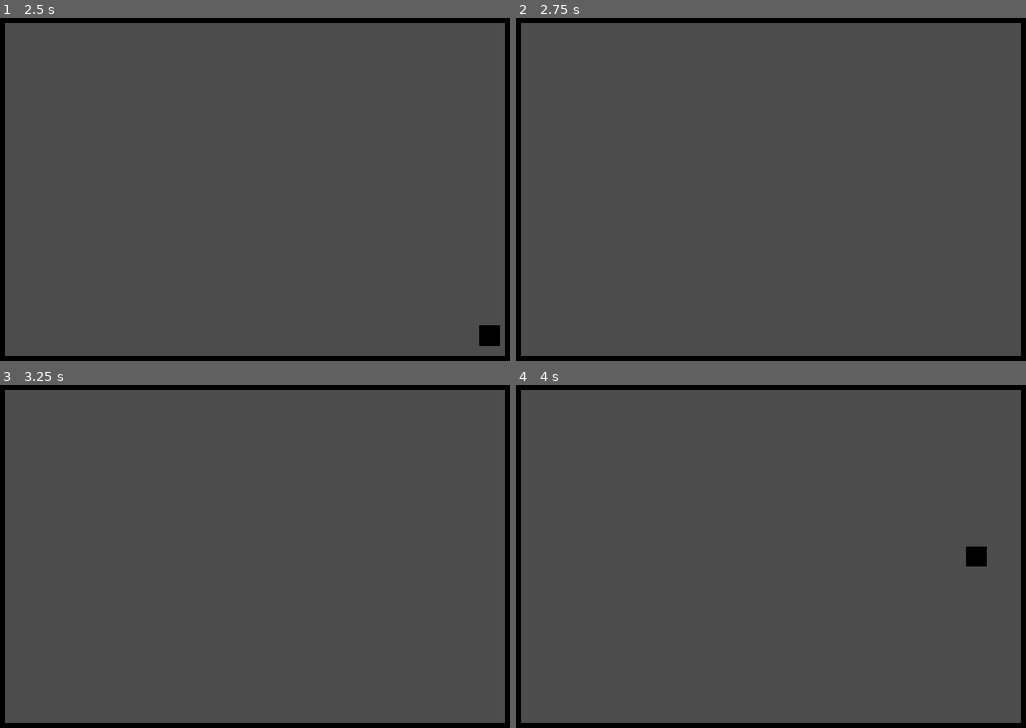
Above: before the commit, frames 1-4 (two rows, left to right).
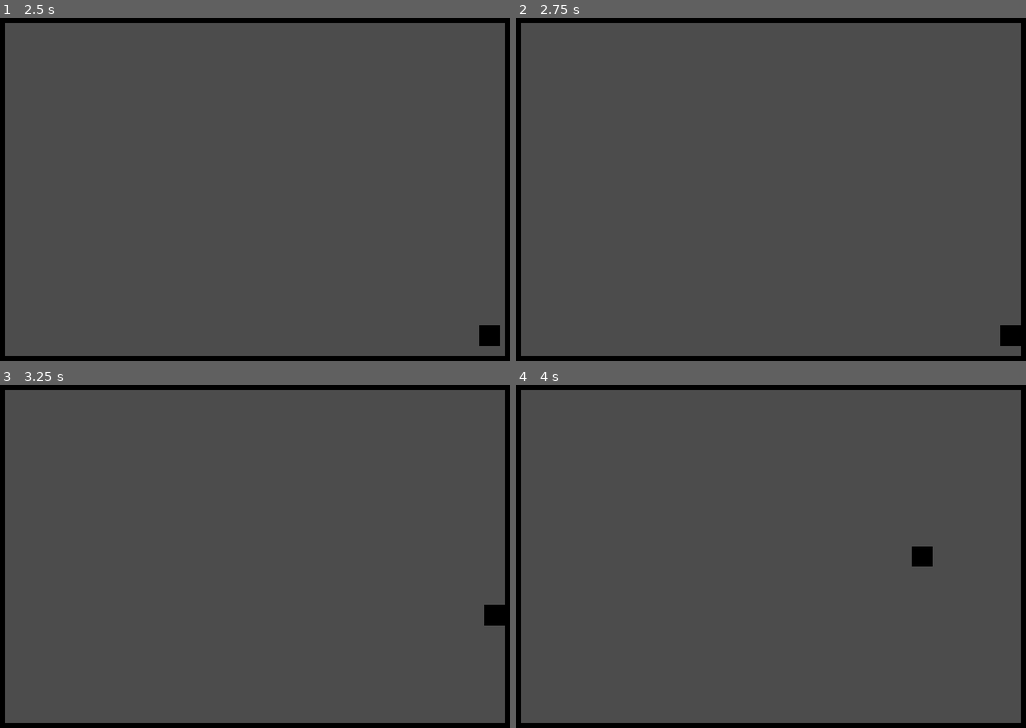
Above: after the commit, the same moments.

Repository: mariothedog/Dodge-and-Explode-
Game: Godot game, scene res://Levels/Endless Level.tscn
Two runs of this game, one before a commit and one after it. Both use one fixed random seed, a clock stepped at 60 frames per second and the inputs below.
Inputs:
- Up to frame 1 (2.5 s): tap Enter at 0.5 s; hold D (move_right) 0.53-1.28 s; hold S (move_down) 1.28-2.03 s; hold D (move_right) from 2.03 s (still down)
- Up to frame 2 (2.75 s): keep holding D (move_right)
- Up to frame 3 (3.25 s): release D (move_right) at 2.78 s; hold W (move_up) from 2.78 s (still down)
- Up to frame 4 (4 s): release W (move_up) at 3.53 s; hold A (move_left) from 3.53 s (still down)

Frame 1 is identical in both runs. In frame 2, 0.2% of the frame differs, in the area x 94-100%, y 89-96%; in frame 3, 0.2%; in frame 4, 0.5%, in the area x 77-93%, y 47-53%.

Commit message:
Added collision to the tiles.

Diff:
--- a/Levels/Endless Level.tscn
+++ b/Levels/Endless Level.tscn
@@ -1,7 +1,10 @@
-[gd_scene load_steps=4 format=2]
+[gd_scene load_steps=5 format=2]
 
 [ext_resource path="res://Player/Player.tscn" type="PackedScene" id=1]
 [ext_resource path="res://Levels/Art/Tile.png" type="Texture" id=2]
+
+[sub_resource type="ConvexPolygonShape2D" id=2]
+points = PoolVector2Array( 0, 0, 64, 0, 64, 64, 0, 64 )
 
 [sub_resource type="TileSet" id=1]
 0/name = "Tile.png 0"
@@ -14,9 +17,16 @@
 0/navigation_offset = Vector2( 0, 0 )
 0/shape_offset = Vector2( 0, 0 )
 0/shape_transform = Transform2D( 1, 0, 0, 1, 0, 0 )
+0/shape = SubResource( 2 )
 0/shape_one_way = false
-0/shape_one_way_margin = 0.0
-0/shapes = [  ]
+0/shape_one_way_margin = 1.0
+0/shapes = [ {
+"autotile_coord": Vector2( 0, 0 ),
+"one_way": false,
+"one_way_margin": 1.0,
+"shape": SubResource( 2 ),
+"shape_transform": Transform2D( 1, 0, 0, 1, 0, 0 )
+} ]
 0/z_index = 0
 
 [node name="Endless Level" type="Node2D"]
